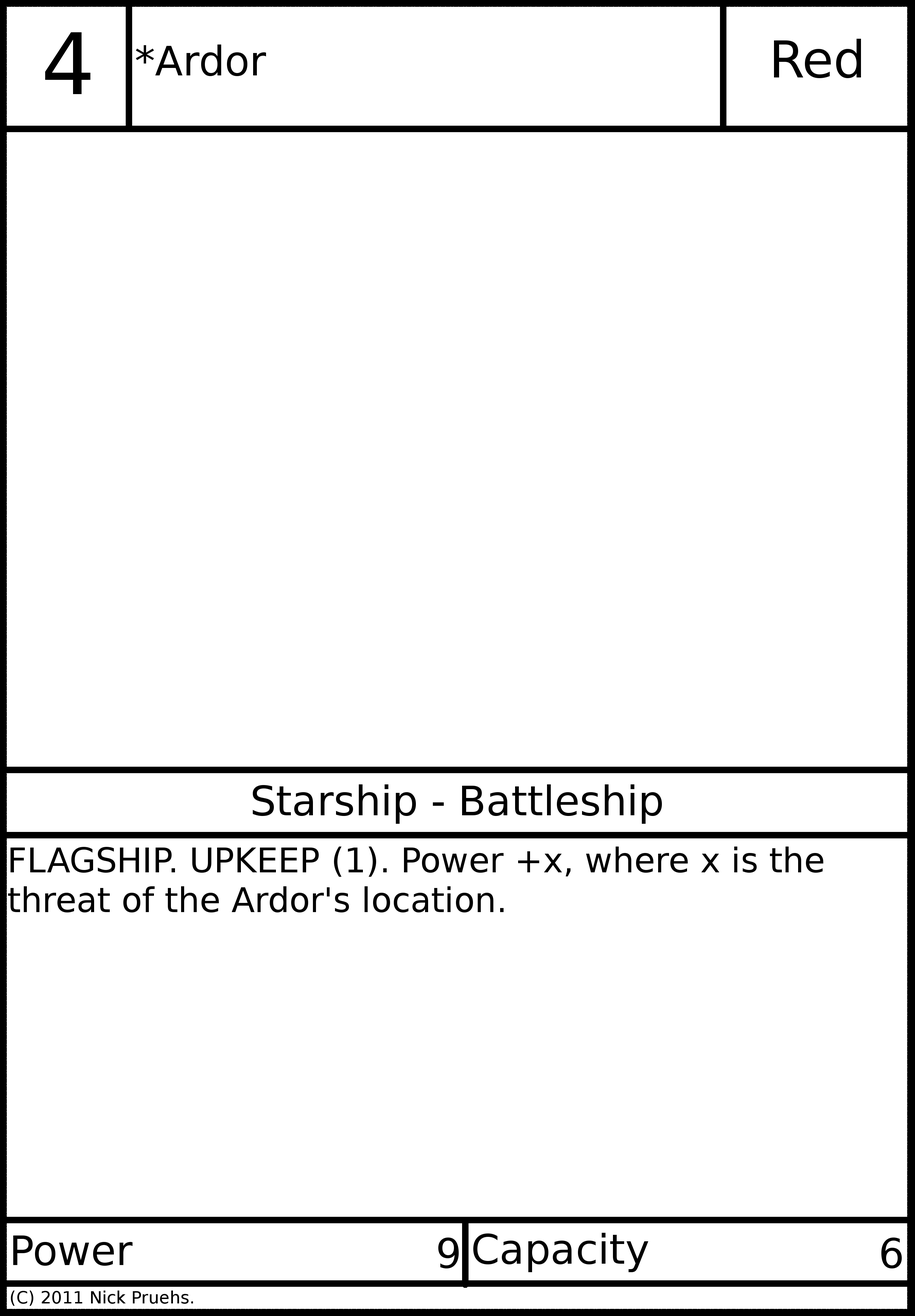
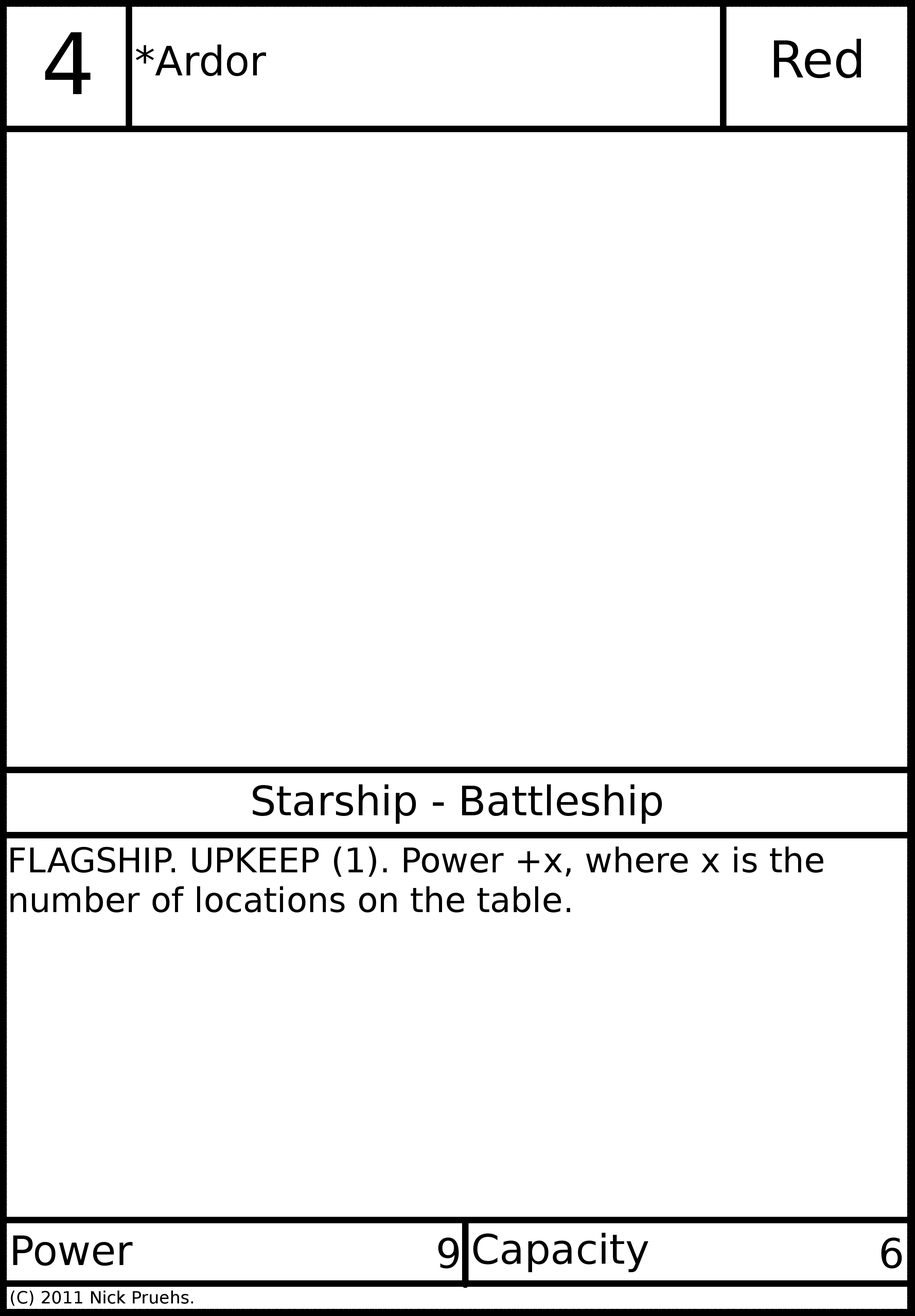
Before/after of a w=915, h=1316 layered artwork. What changed in the layer stack:
painted on "Card Text" over bbox(8, 886, 570, 913)
